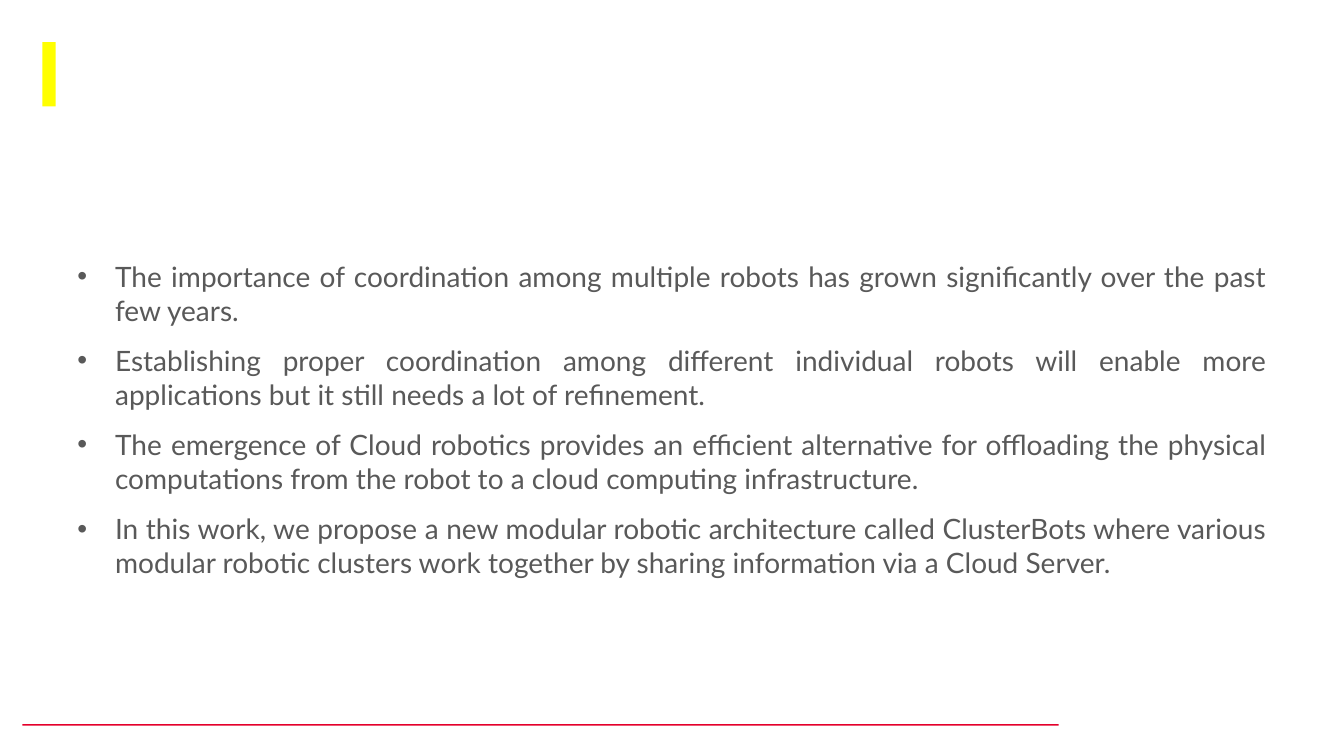
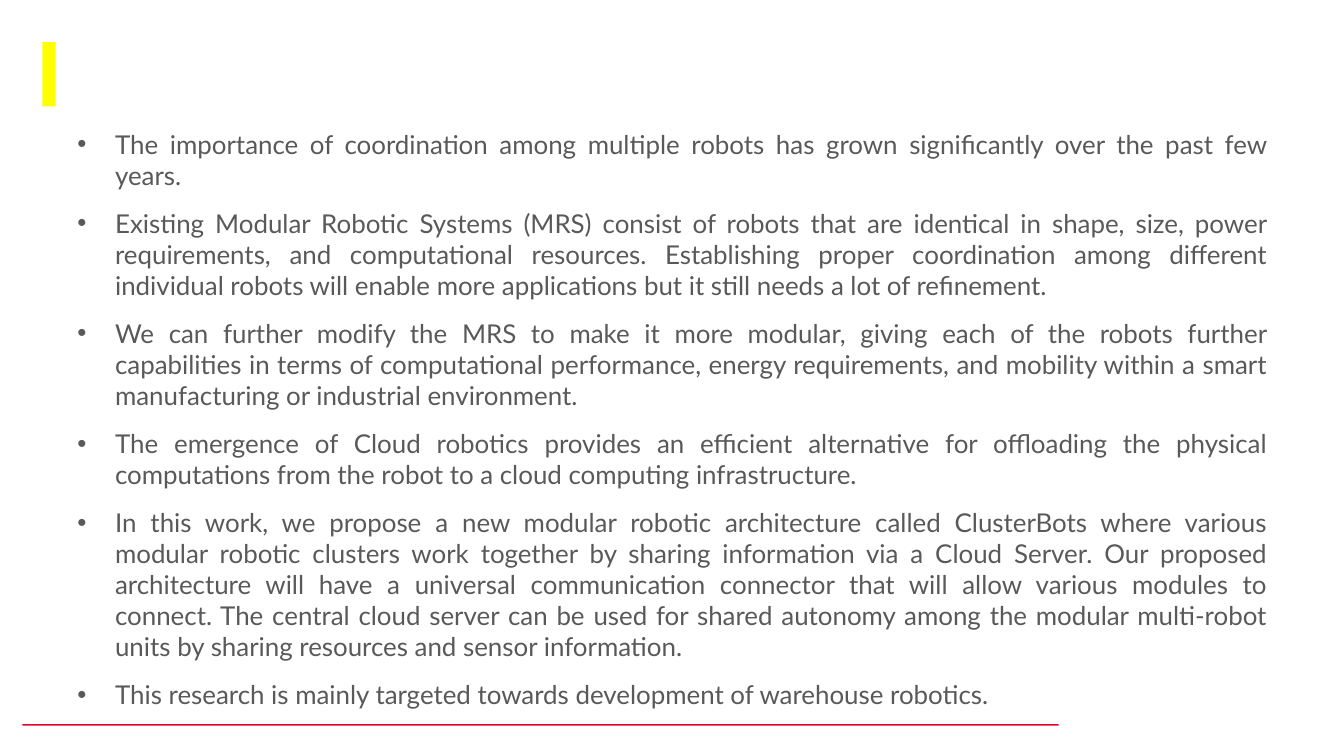
Before and after one commit to swarnabha13/CSCE643_Robotics_and_Spatial_Intelligence, a slide deck: slide 2 of 643 Final project.pptx. Drawn at 1344x756 pixels with LibreOffice and Linux fonts; fonts in the diff are those of the drawing; background and template pictures are left out. Boxes give left, top, right and bottom in pixels: in the first picture for what was removed or moved away, otherwise in the second. Text is boxed around its words. In the diff, an @@ line names an element or a change of style, - is before the commit and + after.

Commit message:
Updated presentation

```diff
--- a/643 Final project.pptx
+++ b/643 Final project.pptx
@@ text at bbox=[115, 135, 1267, 489]: size 20 to 18.5 pt in "The importance of coordination among multiple robots ...", "The emergence of Cloud robotics provides an ..." @@
@@ text at bbox=[115, 213, 1267, 410]: text changed; size 20 to 18.5 pt @@
-• Establishing proper coordination among different individual robots will enable more applications but it still needs a lot of refinement.
+• Existing Modular Robotic Systems (MRS) consist of robots that are identical in shape, size, power requirements, and computational resources. Establishing proper coordination among different individual robots will enable more applications but it still needs a lot of refinement.
+• We can further modify the MRS to make it more modular, giving each of the robots further capabilities in terms of computational performance, energy requirements, and mobility within a smart manufacturing or industrial environment.
@@ text at bbox=[115, 513, 1267, 709]: text changed; size 20 to 18.5 pt @@
-• In this work, we propose a new modular robotic architecture called ClusterBots where various modular robotic clusters work together by sharing information via a Cloud Server.
+• In this work, we propose a new modular robotic architecture called ClusterBots where various modular robotic clusters work together by sharing information via a Cloud Server. Our proposed architecture will have a universal communication connector that will allow various modules to connect. The central cloud server can be used for shared autonomy among the modular multi-robot units by sharing resources and sensor information.
+• This research is mainly targeted towards development of warehouse robotics.
```
Also in this commit, not shown: 3 other slides changed, 4 slides added, 2 slides removed.
